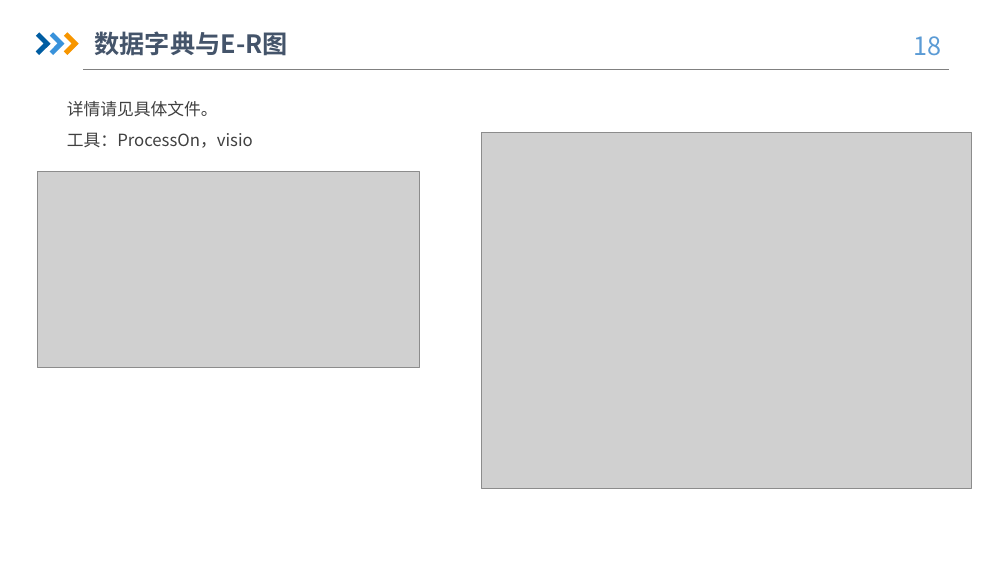
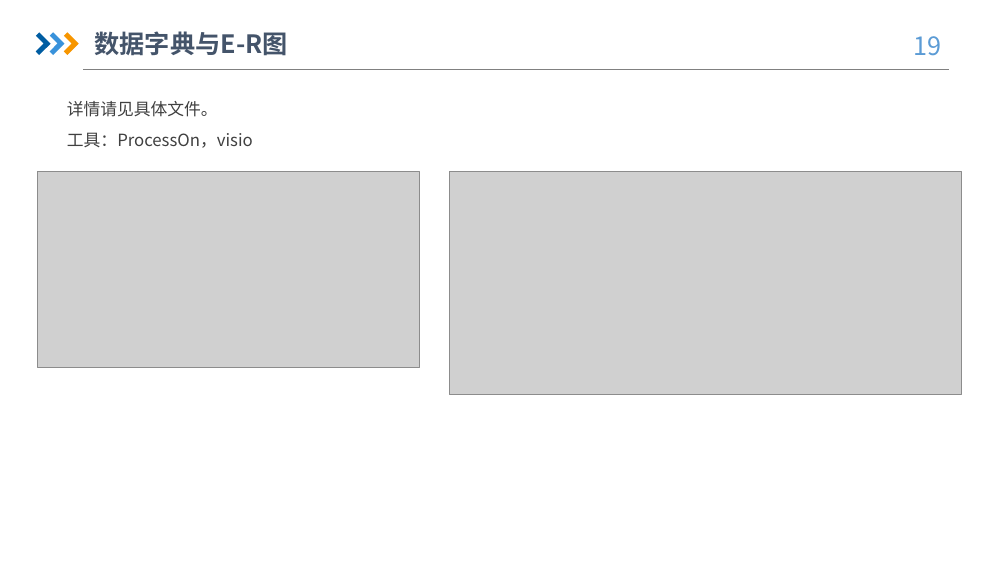
Before and after one commit to hhhdxd/Request, a slide deck: slide 19 of 软件需求规格说明书/软件需求规格说明书项目评审.pptx (slide 18 before the commit). Drawn at 1008x567 pixels with LibreOffice and Linux fonts; fonts in the diff are those of the drawing; grey boxes stand for pictures; background and template pictures are left out. Boxes give left, top, right and bottom in pixels: in the first picture for what was removed or moved away, otherwise in the second. Text is boxed around its words. In the diff, an @@ line names an element or a change of style, - is before the commit and + after.

```diff
--- a/软件需求规格说明书/软件需求规格说明书项目评审.pptx
+++ b/软件需求规格说明书/软件需求规格说明书项目评审.pptx
@@ page number at <box>913,36,941,56</box>: text changed @@
-18
+19
@@ picture: place and size @@
-picture at <box>481,132,972,488</box>
+picture at <box>449,172,961,395</box>
```
Also in this commit, not shown: 4 other slides changed, 1 slide added, 7 other files.
